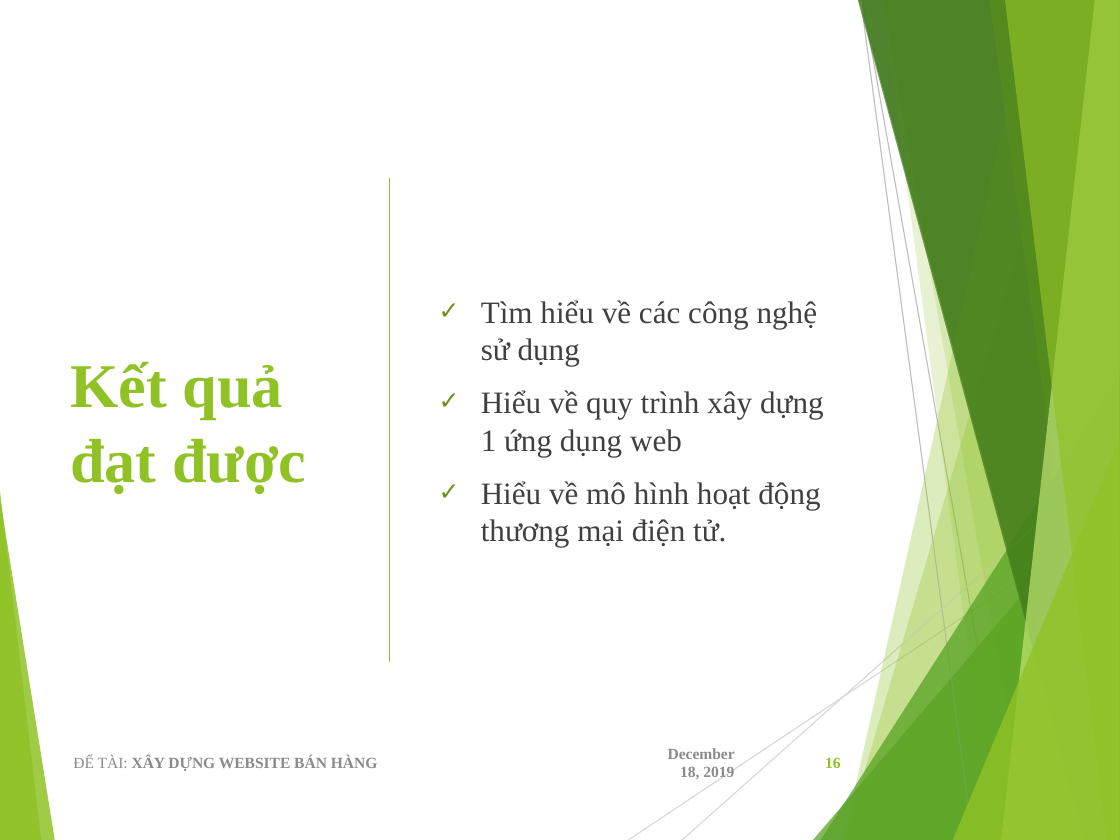
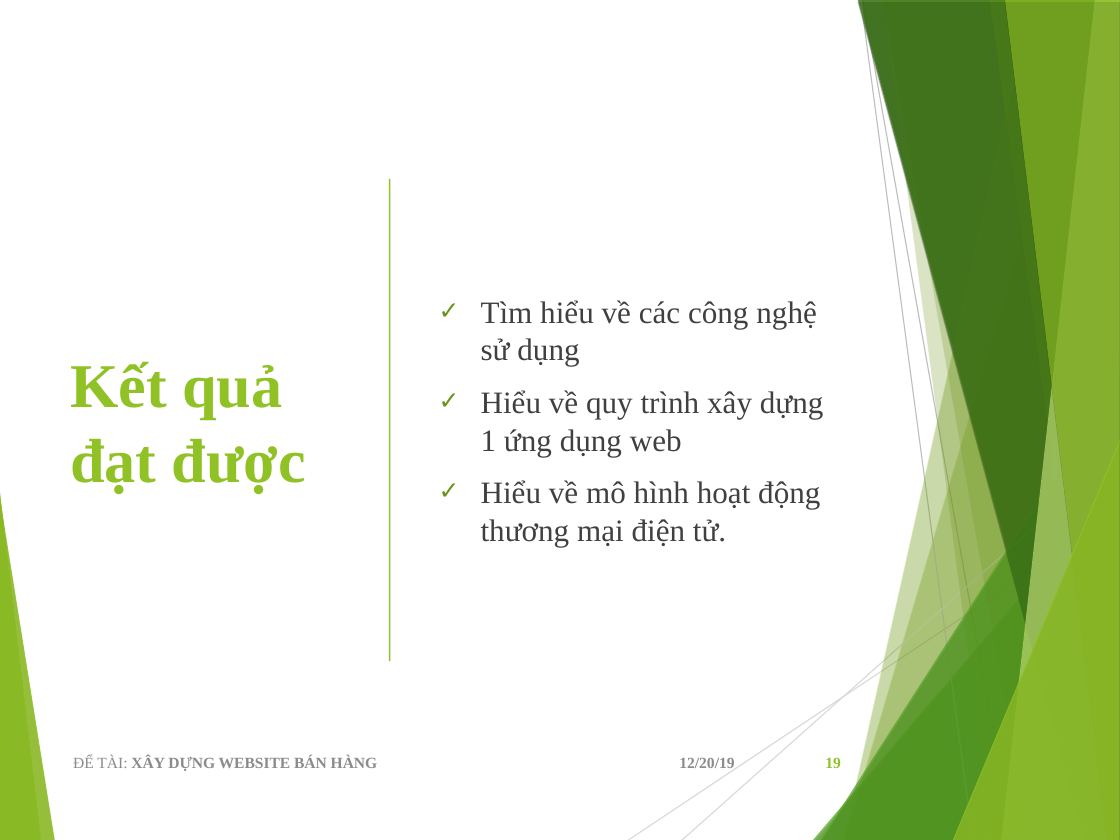
Before and after one commit to viet97/doandocs, a slide deck: slide 19 of DATN_Presentation.pptx (slide 16 before the commit). Drawn at 1120x840 pixels with LibreOffice and Linux fonts; fonts in the diff are those of the drawing. Boxes give left, top, right and bottom in pixels: in the first picture for what was removed or moved away, otherwise in the second. Text is boxed around its words. In the diff, an @@ line names an element or a change of style, - is before the commit and + after.

```diff
--- a/DATN_Presentation.pptx
+++ b/DATN_Presentation.pptx
@@ line (861, 0) - (973, 840): stroke #BFBFBF 0.75 pt to #BFBFBF 0.74 pt @@
@@ line (862, 0) - (1012, 840): stroke #BFBFBF 0.75 pt to #BFBFBF 0.74 pt @@
@@ shadow on in 14 elements at [844, 0, 1120, 840], [883, 0, 1120, 840], [813, 480, 1120, 840], [859, 0, 1120, 840], [1016, 0, 1120, 840], [989, 0, 1120, 840], [987, 599, 1120, 840], [843, 0, 1120, 840], [883, 0, 1120, 840], [821, 373, 1120, 840], [858, 0, 1120, 840], [1001, 0, 1120, 840], [953, 440, 1120, 840], [1005, 0, 1119, 840] @@
@@ text "Tìm hiểu về các công ..." at [481, 300, 824, 547]: indent changed; bullet colour #6C921D to #6C911C @@
@@ line (1120, 451) - (682, 840): stroke #D9D9D9 0.75 pt to #D9D9D9 0.74 pt @@
@@ line (628, 840) - (1120, 512): stroke #D9D9D9 0.75 pt to #D9D9D9 0.74 pt @@
@@ text "ĐỂ TÀI: XÂY DỰNG WEBSITE ..." at [73, 756, 378, 771]: text colour #8C8C8C to #8B8B8B @@
@@ text at [679, 758, 734, 768]: text changed; text colour #8C8C8C to #8B8B8B @@
-December 18, 2019
+12/20/19
@@ page number at [825, 757, 841, 768]: text changed @@
-16
+19
```
Also in this commit, not shown: 18 other slides changed, 3 slides added.
